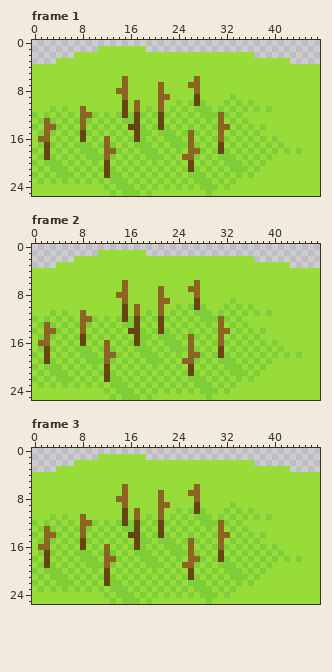
One commit to this pixel-art file: disassembly/forest.aseprite. This is how it looked before the edit.
48x26 pixels, 25 frames. Shown: frame 1, frame 2, frame 3. The commit also changed other frames, which this record leaves out.
The same view after the edit:
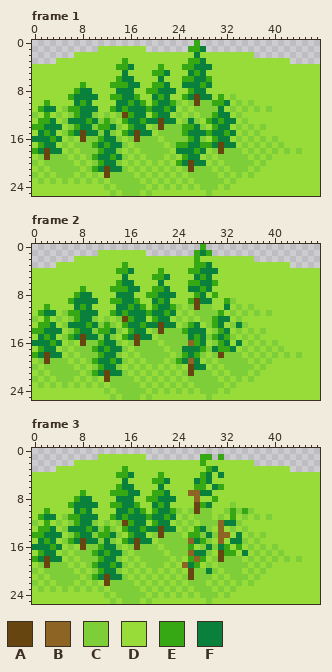
Palette (. is transparent): A #674511  B #8e6424  C #7dce38  D #98dc3a  E #35a813  F #09813c
Change:
layer "Layer 3" now shown
layer "Layer 4" now shown
Changed rows in their new state; - is an unchanged pixel.
Frame 1, layers "Layer 4", "Layer 3":
first column x 0:
 0 ---------------------------E--------
 1 --------------------------EEF-------
 2 ---------------------------F--------
 3 ---------------E----------EEF-------
 4 --------------EEF----E---EEFFF------
 5 ---------------F----EEF---FEF-------
 6 --------------EFF----F---EEFFE------
 7 --------E----EEEFF--EEF--FFFEF------
 8 -------EFF----FFF--EEFFF--EFF-------
 9 ------EFFFF--EEFFE--FEF--EF-FF-E----
10 --E----FEF----FFEFE-EFFE-----CEEF---
11 -EFF--EEFFF--EFEFFFEFFEF------CF----
12 --E----EFF------EFF-EFF-------EFF---
13 -EEF--FFFEF-E--EFFEFF-FF--F--EFEFF--
14 EEFFF--EFF-EEF--EFF----C-EEF--EFF---
15 -FEF--EF-FF-F--EF-FF----CEFFFEFFEF--
16 FFFEF----C-EFF-----C-----CEF--EFF---
17 -EFF------EFEFF-----C---EEFFEEF-FF--
18 EF-FF------EFF-------C--FFFEF----C--
19 ----C-----EFFEF----------EFF------C-
20 -----C-----EFF----------EF-FF------C
21 ------C---EF-FF-------------C-------
22 ---------------C-------------C------
23 ----------------C-------------C-----
24 -----------------C------------------
Frame 2, layers "Layer 4", "Layer 3":
first column x 0:
 0 ----------------------------E-------
 1 ---------------------------EFE------
 2 ---------------------------E--------
 3 ---------------E-----------EEF------
 4 --------------EEF----E----EEFFF-----
 5 ---------------F----EEF----FEF------
 6 --------------EFF----F----EEFFE-----
 7 --------E----EEEFF--EEF---FFEF------
 8 -------EFF----FFF--EEFFF---EF-E-----
 9 ------EFFFF--EEFFE--FEF---E-FF--E---
10 --E----FEF----FFEFE-EFFE-----C--F---
11 -EFF--EEFFF--EFEFFFEFFEF------CE----
12 --E----EFF------EFF-EFF-------EFF---
13 -EEF--FFFEF-E--EFFEFF-FF--EF--EF--F-
14 EEFFF--EFF-EEF--EFF----C-EFFF--EF---
15 -FEF--EF-FF-F--EF-FF----C-FEF-EFE---
16 FFFEF----C-EFF-----C-----C-EF--EF-F-
17 -EFF------EFEFF-----C----FFFE-FEEF--
18 EF-FF------EFF-------C---EFE-----C--
19 ----C-----EFFEF---------EF-F------C-
20 -----C-----EFF-------------FF------C
21 ------C---EF-FF-------------C-------
22 ---------------C-------------C------
23 ----------------C-------------C-----
24 -----------------C------------------
Frame 3, layers "Layer 4", "Layer 3":
first column x 0:
 1 ----------------------------EE-E----
 2 ----------------------------E-------
 3 ---------------E-------------EF-----
 4 --------------EEF----E------EF-F----
 5 ---------------F----EEF----FEF------
 6 --------------EFF----F-----EE-FE----
 7 --------E----EEEFF--EEF-----FF------
 8 -------EFF----FFF--EEFFF------E-----
 9 ------EFFFF--EEFFE--FEF-----EF------
10 --E----FEF----FFEFE-EFFE-----C---E-E
11 -EFF--EEFFF--EFEFFFEFFEF---------E--
12 --E----EFF------EFF-EFF---------FF--
13 -EEF--FFFEF-E--EFFEFF-FF---EF-------
14 EEFFF--EFF-EEF--EFF----C--EE-F----F-
15 -FEF--EF-FF-F--EF-FF----C--FE----FF-
16 FFFEF----C-EFF-----C-----CE--F-FE-E-
17 -EFF------EFEFF-----C------FF---EE-F
18 EF-FF------EFF-------C----E-E----C--
19 ----C-----EFFEF-----------FE------C-
20 -----C-----EFF-------------C-F------
21 ------C---EF-FF-------------C-------
22 ---------------C--------------------
23 ----------------C-------------------
24 -----------------C------------------
